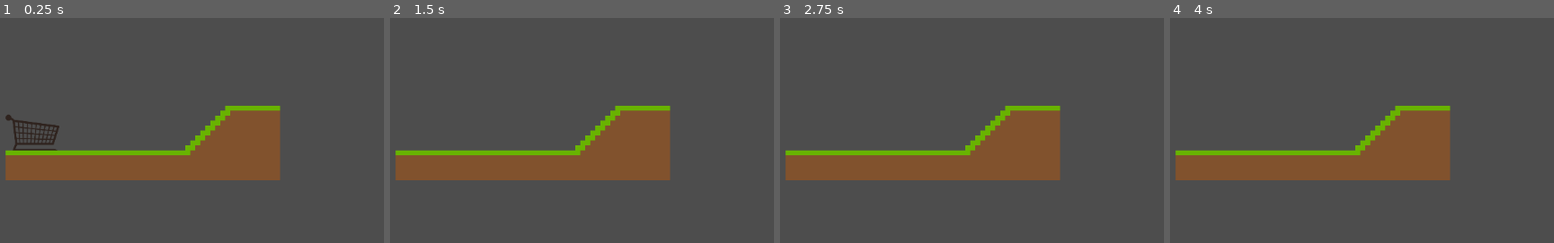
Above: before the commit, frames 1-4 (left to right).
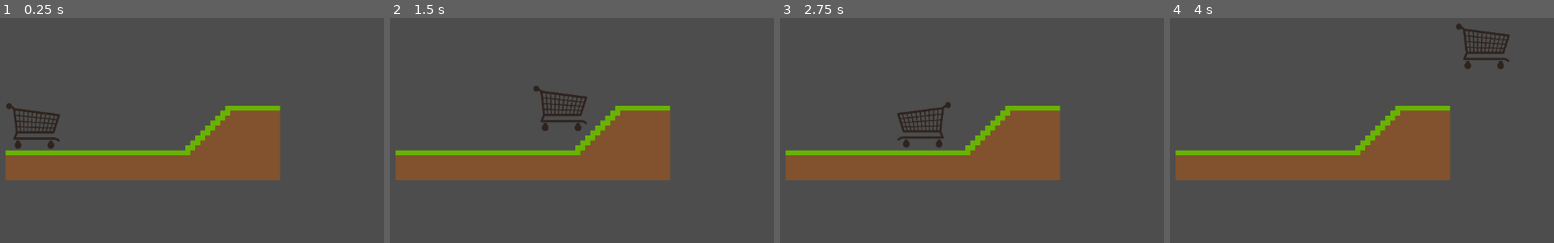
Above: after the commit, the same moments.

Repository: Glace2222/Cart_Jumpandrun
Game: Godot game, scene res://cart_jumpandrun.tscn
The game is run twice, just before and just after one commit, with the same random seed, the same clock (stepped at 60 frames per second) and the same inputs.
Inputs:
- Up to frame 1 (0.25 s): no input
- Up to frame 2 (1.5 s): hold D from 0.53 s (still down); tap Space at 0.77 s
- Up to frame 3 (2.75 s): tap Space at 1.52 s; release D at 2.03 s; hold A from 2.03 s (still down)
- Up to frame 4 (4 s): release A at 2.78 s; hold D from 2.78 s (still down); tap Space at 3.02, 3.77 s

The runs differ from the first frame. In frame 1, 1.1% of the frame differs, in the area x 1-16%, y 37-59%; in frame 2, 0.9%; in frame 3, 0.9%; in frame 4, 0.9%.

Commit message:
don't fall & moves

Diff:
--- a/cart.gd
+++ b/cart.gd
@@ -1,15 +1,15 @@
 class_name Cart
 extends CharacterBody2D
 
-const gravity = 8.1
-const jump_force = -240
+const gravity = 20
+const jump_force = -400
 
 func _physics_process(delta: float) -> void:
 	if Input.is_key_pressed(KEY_A):
-		velocity.x = -50
+		velocity.x = -250
 		$AnimatedSprite2D.flip_h = true
 	elif Input.is_key_pressed(KEY_D):
-		velocity.x = 50
+		velocity.x = 250
 		$AnimatedSprite2D.flip_h = false
 	else:
 		velocity.x = 0
--- a/cart_jumpandrun.tscn
+++ b/cart_jumpandrun.tscn
@@ -132,23 +132,26 @@
 script = ExtResource("1_g6mc0")
 
 [node name="AnimatedSprite2D" type="AnimatedSprite2D" parent="Cart"]
-position = Vector2(91, 459)
+position = Vector2(92, 450)
 scale = Vector2(0.367188, 0.382812)
 sprite_frames = SubResource("SpriteFrames_dosda")
 
 [node name="CollisionShape2D" type="CollisionShape2D" parent="Cart"]
-position = Vector2(92.5, 459)
+position = Vector2(95, 454)
 shape = SubResource("RectangleShape2D_dosda")
-
-[node name="Area2D" type="Area2D" parent="."]
-
-[node name="CollisionPolygon2D" type="CollisionPolygon2D" parent="Area2D"]
-position = Vector2(-58.4707, 11.2781)
-scale = Vector2(1.90094, 0.932587)
-polygon = PackedVector2Array(55.4836, 569.085, 56.5357, 519.76, 206.988, 518.688, 242.76, 441.483, 287.475, 442.556, 286.949, 571.23)
 
 [node name="TileMapLayer" type="TileMapLayer" parent="."]
 scale = Vector2(2, 2)
 tile_map_data = PackedByteArray("AAAGAD4AAgAAAAAAAAAGAD8AAgAAAAEAAAAGAEAAAgAAAAIAAAAGAEEAAgAAAAMAAAAGAEIAAgAAAAQAAAAGAE …(7360 unchanged characters)…
 tile_set = SubResource("TileSet_dosda")
 script = ExtResource("5_xndh3")
+
+[node name="StaticBody2D" type="StaticBody2D" parent="."]
+
+[node name="CollisionPolygon2D" type="CollisionPolygon2D" parent="StaticBody2D"]
+polygon = PackedVector2Array(48, 544, 48, 496, 329, 495, 400, 424, 488, 424, 488, 544)
+
+[node name="Area2D" type="Area2D" parent="."]
+
+[node name="CollisionPolygon2D" type="CollisionPolygon2D" parent="Area2D"]
+polygon = PackedVector2Array(0, 674, 1151, 673, 1152, 648, 0, 648)
